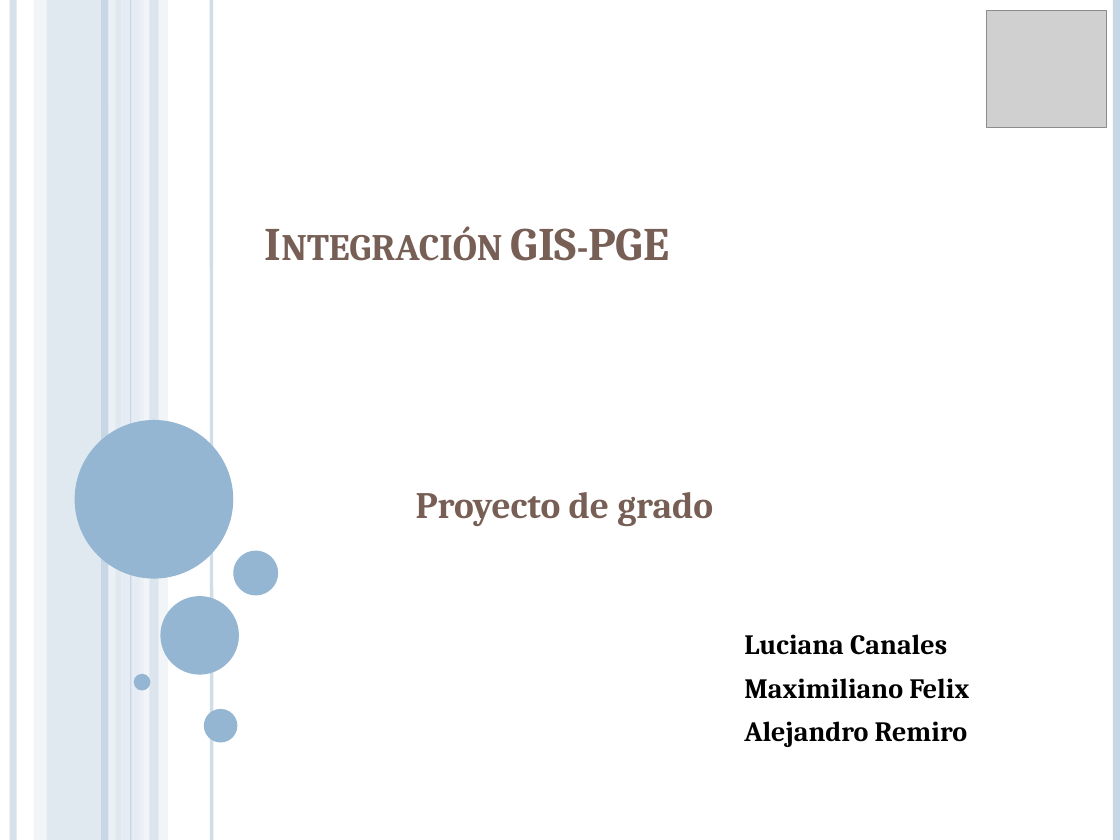
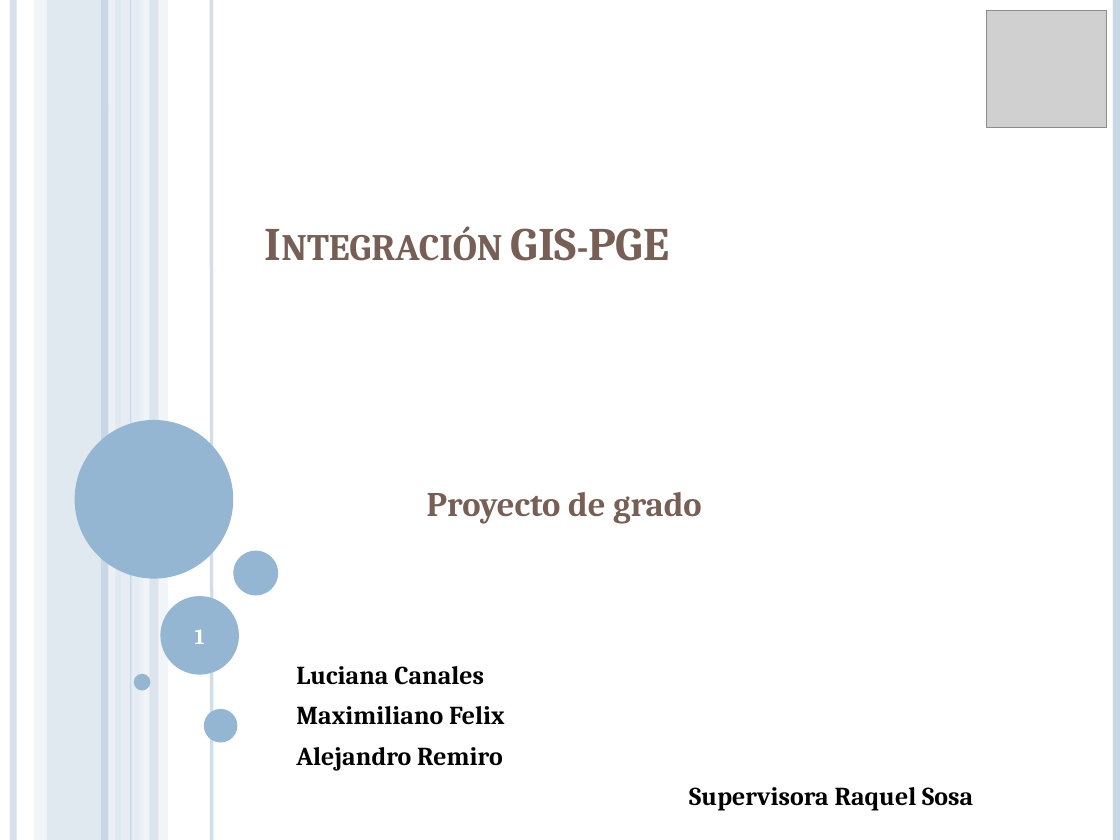
Before and after one commit to lcpaso1/integracion-gis-pge, a slide deck: slide 1 of Presentacion.pptx. Drawn at 1120x840 pixels with LibreOffice and Linux fonts; fonts in the diff are those of the drawing; grey boxes stand for pictures. Boxes give left, top, right and bottom in pixels: in the first picture for what was removed or moved away, otherwise in the second. Text is boxed around its words. In the diff, an @@ line names an element or a change of style, - is before the commit and + after.

```diff
--- a/Presentacion.pptx
+++ b/Presentacion.pptx
@@ subtitle at <box>296,492,702,771</box>: size 24 to 22.2 pt in "Proyecto de grado"; size 18 to 16.6 pt in "Luciana Canales", "Maximiliano Felix", "Alejandro Remiro" @@
@@ page number added at <box>195,629,205,644</box>, 14 pt, text #FFFFFF, bold @@
+1
@@ subtitle at <box>689,787,973,811</box>: paragraph added @@
+Supervisora Raquel Sosa
```
Also in this commit, not shown: 24 other slides changed, 5 slides added, 4 slides removed.
